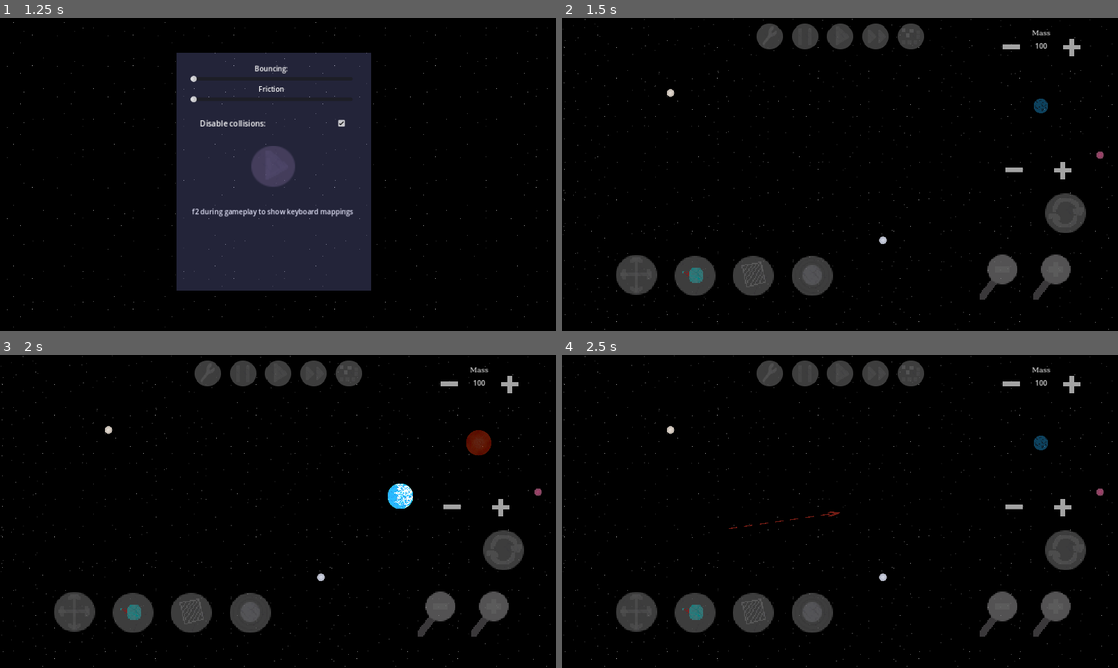
Above: before the commit, frames 1-4 (two rows, left to right).
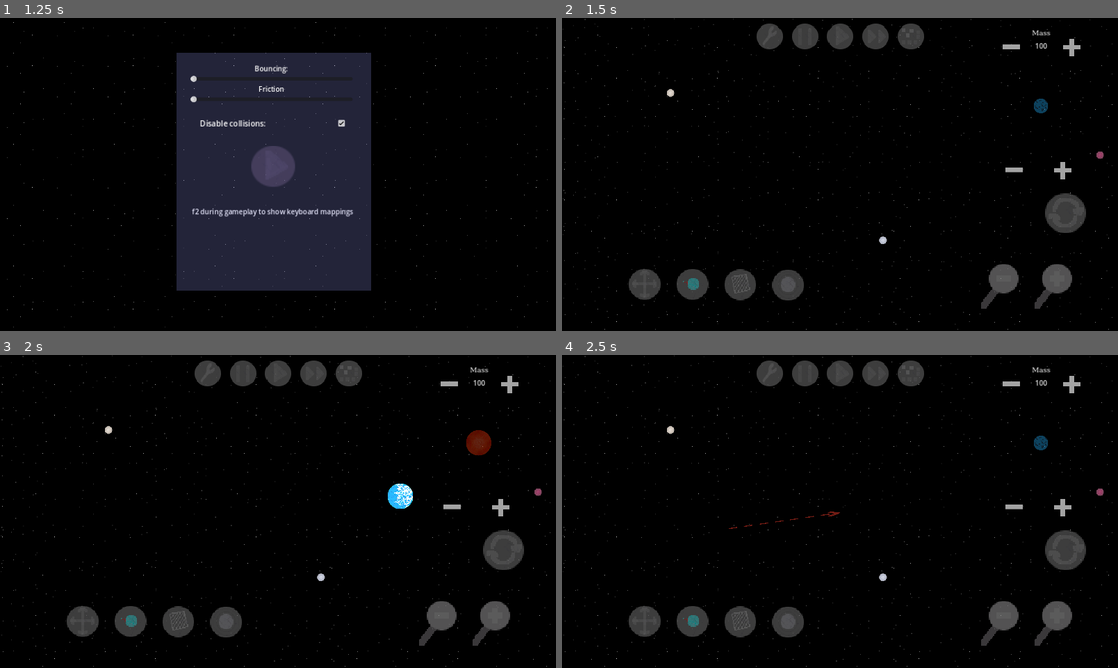
Above: after the commit, the same moments.

Repository: ArielLeiva/SimulacionGravitacional
Game: Godot game, scene res://scenes/main_menu.tscn
The game is run twice, just before and just after one commit, with the same random seed, the same clock (stepped at 60 frames per second) and the same inputs. Sound files missing from this copy of the repository are replaced by a short silence.
Inputs (mouse positions are in pixels of both pictures, inside the frame that each line leads up to):
- Up to frame 1 (1.25 s): click (339, 124) at 0.5 s
- Up to frame 2 (1.5 s): tap Enter (start_game) at 1.25 s; move the mouse to (962, 158) at 1.27 s; hold F (fast_forward) from 1.28 s (still down); hold Delete (delete) from 1.28 s (still down); click (962, 158) at 1.42 s
- Up to frame 3 (2 s): keep holding F (fast_forward); keep holding Delete (delete); tap C (follow) at 1.55 s
- Up to frame 4 (2.5 s): release F (fast_forward) at 2 s; release Delete (delete) at 2 s; tap R (restart_scene) at 2 s; drag from (728, 527) to (840, 511) at 2.02 s

Frame 1 is identical in both runs. In frame 2, 3.8% of the frame differs, in the area x 9-92%, y 75-93%; in frame 3, 3.8%; in frame 4, 3.8%.

Commit message:
Agregada funcionalidad de fusion

Diff:
--- a/project.godot
+++ b/project.godot
@@ -187,6 +187,11 @@
 "events": [Object(InputEventKey,"resource_local_to_scene":false,"resource_name":"","device":-1,"window_id":0,"alt_pressed":false,"shift_pressed":false,"ctrl_pressed":false,"meta_pressed":false,"pressed":false,"keycode":0,"physical_keycode":77,"key_label":0,"unicode":109,"echo":false,"script":null)
 ]
 }
+shrink={
+"deadzone": 0.5,
+"events": [Object(InputEventKey,"resource_local_to_scene":false,"resource_name":"","device":-1,"window_id":0,"alt_pressed":false,"shift_pressed":false,"ctrl_pressed":false,"meta_pressed":false,"pressed":false,"keycode":0,"physical_keycode":85,"key_label":0,"unicode":117,"echo":false,"script":null)
+]
+}
 
 [input_devices]
 
--- a/scenes/UI.tscn
+++ b/scenes/UI.tscn
@@ -34,6 +34,7 @@
 [ext_resource type="Texture2D" uid="uid://vkowbdxy7v7o" path="res://assets/modes/hide_ui.png" id="23_awhju"]
 [ext_resource type="Texture2D" uid="uid://cfloygunt22km" path="res://assets/general/wrench.png" id="24_4hdme"]
 [ext_resource type="Script" path="res://scenes/tips.gd" id="26_ts1gg"]
+[ext_resource type="Texture2D" uid="uid://0qismskujt8t" path="res://assets/general/shrink_balls.png" id="28_qvxgy"]
 
 [sub_resource type="FontFile" id="FontFile_7ojnd"]
 subpixel_positioning = 0
@@ -3134,10 +3135,10 @@
 script = ExtResource("2_le6ho")
 
 [node name="modes_rect" type="ReferenceRect" parent="rects"]
-offset_left = 110.0
-offset_top = 537.0
-offset_right = 1193.0
-offset_bottom = 651.0
+offset_left = 113.0
+offset_top = 558.0
+offset_right = 1200.0
+offset_bottom = 672.0
 
 [node name="mass_vol_rect" type="ReferenceRect" parent="rects"]
 offset_left = 1005.0
@@ -3235,8 +3236,8 @@
 [node name="drag_mode" type="TouchScreenButton" parent="VBoxContainer/modes"]
 modulate = Color(1, 1, 1, 0.501961)
 texture_filter = 1
-position = Vector2(-194, -25)
-scale = Vector2(1.275, 1.35)
+position = Vector2(-178.5, -9)
+scale = Vector2(0.985, 1.043)
 texture_normal = ExtResource("8_ixsps")
 texture_pressed = ExtResource("9_nwlg6")
 action = "drag_mode"
@@ -3245,8 +3246,8 @@
 [node name="spawn_balls" type="TouchScreenButton" parent="VBoxContainer/modes"]
 modulate = Color(1, 1, 1, 0.501961)
 texture_filter = 1
-position = Vector2(-126.5, -24.0064)
-scale = Vector2(1.275, 1.35)
+position = Vector2(-123.5, -9)
+scale = Vector2(0.985, 1.043)
 texture_normal = ExtResource("10_2aj5e")
 texture_pressed = ExtResource("11_1g617")
 action = "spawn_mode"
@@ -3255,8 +3256,8 @@
 [node name="select" type="TouchScreenButton" parent="VBoxContainer/modes"]
 modulate = Color(1, 1, 1, 0.501961)
 texture_filter = 1
-position = Vector2(-59.5, -24.0064)
-scale = Vector2(1.275, 1.35)
+position = Vector2(-68.5, -8.5)
+scale = Vector2(0.985, 1.043)
 texture_normal = ExtResource("7_lfnth")
 texture_pressed = ExtResource("8_25h8f")
 action = "select_mode"
@@ -3282,15 +3283,15 @@
 visible = false
 modulate = Color(1, 1, 1, 0.501961)
 texture_filter = 1
-position = Vector2(142, -24.5)
-scale = Vector2(1.275, 1.35)
+position = Vector2(96.5, -8.5)
+scale = Vector2(0.985, 1.043)
 texture_normal = ExtResource("11_1fwph")
 action = "delete"
 
 [node name="zoom_out" type="TouchScreenButton" parent="VBoxContainer/modes"]
 modulate = Color(1, 1, 1, 0.501961)
 texture_filter = 1
-position = Vector2(226, -26.5)
+position = Vector2(227.5, -16)
 scale = Vector2(1.275, 1.35)
 texture_normal = ExtResource("12_unl2f")
 action = "zoom_out"
@@ -3298,7 +3299,7 @@
 [node name="zoom_in" type="TouchScreenButton" parent="VBoxContainer/modes"]
 modulate = Color(1, 1, 1, 0.501961)
 texture_filter = 1
-position = Vector2(287.5, -26.5)
+position = Vector2(289, -16)
 scale = Vector2(1.275, 1.35)
 texture_normal = ExtResource("13_wrd8b")
 action = "zoom_in"
@@ -3306,8 +3307,8 @@
 [node name="gravity" type="TouchScreenButton" parent="VBoxContainer/modes"]
 modulate = Color(1, 1, 1, 0.501961)
 texture_filter = 1
-position = Vector2(8.38699, -24.0064)
-scale = Vector2(1.275, 1.35)
+position = Vector2(-13.5, -8)
+scale = Vector2(0.985, 1.043)
 texture_normal = ExtResource("14_vssui")
 texture_pressed = ExtResource("15_pam3s")
 action = "gravity"
@@ -3317,12 +3318,21 @@
 visible = false
 modulate = Color(1, 1, 1, 0.501961)
 texture_filter = 1
-position = Vector2(76.6291, -24.5)
-scale = Vector2(1.275, 1.35)
+position = Vector2(41.5, -9)
+scale = Vector2(0.985, 1.043)
 texture_normal = ExtResource("17_m45qu")
 texture_pressed = ExtResource("18_jrsj2")
 action = "follow"
 script = ExtResource("19_ac2ot")
+
+[node name="shrink" type="TouchScreenButton" parent="VBoxContainer/modes"]
+visible = false
+modulate = Color(1, 1, 1, 0.501961)
+texture_filter = 1
+position = Vector2(151.5, -9)
+scale = Vector2(0.985, 1.043)
+texture_normal = ExtResource("28_qvxgy")
+action = "shrink"
 
 [node name="time" type="CanvasGroup" parent="VBoxContainer"]
 process_mode = 3
@@ -3387,19 +3397,19 @@
 script = ExtResource("26_ts1gg")
 
 [node name="Label" type="Label" parent="tips"]
-offset_left = 126.0
-offset_top = 541.0
-offset_right = 217.0
-offset_bottom = 635.0
+offset_left = 141.0
+offset_top = 542.0
+offset_right = 232.0
+offset_bottom = 636.0
 text = "1"
 label_settings = SubResource("LabelSettings_qd31r")
 horizontal_alignment = 1
 vertical_alignment = 1
 
 [node name="Label2" type="Label" parent="tips"]
-offset_left = 263.0
+offset_left = 251.0
 offset_top = 541.0
-offset_right = 354.0
+offset_right = 342.0
 offset_bottom = 635.0
 text = "2
 "
@@ -3408,20 +3418,20 @@
 vertical_alignment = 1
 
 [node name="Label3" type="Label" parent="tips"]
-offset_left = 398.0
-offset_top = 541.0
-offset_right = 489.0
-offset_bottom = 635.0
+offset_left = 363.0
+offset_top = 546.0
+offset_right = 454.0
+offset_bottom = 640.0
 text = "3"
 label_settings = SubResource("LabelSettings_qd31r")
 horizontal_alignment = 1
 vertical_alignment = 1
 
 [node name="Label4" type="Label" parent="tips"]
-offset_left = 531.0
-offset_top = 532.0
-offset_right = 622.0
-offset_bottom = 626.0
+offset_left = 472.0
+offset_top = 537.0
+offset_right = 563.0
+offset_bottom = 631.0
 text = "g"
 label_settings = SubResource("LabelSettings_qd31r")
 horizontal_alignment = 1
@@ -3438,40 +3448,40 @@
 vertical_alignment = 1
 
 [node name="Label6" type="Label" parent="tips"]
-offset_left = 539.0
-offset_top = -13.0
-offset_right = 629.0
-offset_bottom = 81.0
+offset_left = 598.0
+offset_top = -6.0
+offset_right = 688.0
+offset_bottom = 88.0
 text = "tab"
 label_settings = SubResource("LabelSettings_ukh77")
 horizontal_alignment = 1
 vertical_alignment = 1
 
 [node name="Label7" type="Label" parent="tips"]
-offset_left = 620.0
-offset_top = -13.0
-offset_right = 710.0
-offset_bottom = 81.0
+offset_left = 677.0
+offset_top = -4.0
+offset_right = 767.0
+offset_bottom = 90.0
 text = "f"
 label_settings = SubResource("LabelSettings_ukh77")
 horizontal_alignment = 1
 vertical_alignment = 1
 
 [node name="Label8" type="Label" parent="tips"]
-offset_left = 701.0
-offset_top = -13.0
-offset_right = 791.0
-offset_bottom = 81.0
+offset_left = 762.0
+offset_top = -3.0
+offset_right = 852.0
+offset_bottom = 91.0
 text = "f1"
 label_settings = SubResource("LabelSettings_ukh77")
 horizontal_alignment = 1
 vertical_alignment = 1
 
 [node name="Label9" type="Label" parent="tips"]
-offset_left = 457.0
-offset_top = -12.0
-offset_right = 547.0
-offset_bottom = 82.0
+offset_left = 517.0
+offset_top = -7.0
+offset_right = 607.0
+offset_bottom = 87.0
 text = "space"
 horizontal_alignment = 1
 vertical_alignment = 1
--- a/scenes/space.tscn
+++ b/scenes/space.tscn
@@ -10,6 +10,7 @@
 [ext_resource type="Script" path="res://scripts/space/stage.gd" id="7_netmt"]
 [ext_resource type="PackedScene" uid="uid://cxje02qt5d6rb" path="res://scenes/selection.tscn" id="8_6fium"]
 [ext_resource type="PackedScene" uid="uid://dniyfmh3kk4qr" path="res://scenes/spawn.tscn" id="9_8pkdf"]
+[ext_resource type="Script" path="res://scripts/modes/spawn/shrinking.gd" id="11_jiaje"]
 [ext_resource type="Script" path="res://scripts/modes/drag/drag.gd" id="11_ryher"]
 [ext_resource type="Script" path="res://scripts/space/quit.gd" id="12_lvujy"]
 
@@ -49,6 +50,9 @@
 
 [node name="spawn" parent="." instance=ExtResource("9_8pkdf")]
 
+[node name="shrinking" type="Node2D" parent="spawn"]
+script = ExtResource("11_jiaje")
+
 [node name="drag" type="Node2D" parent="."]
 script = ExtResource("11_ryher")
 
--- a/scripts/modes/follow/follow.gd
+++ b/scripts/modes/follow/follow.gd
@@ -20,6 +20,7 @@
 
 func update_barycenter():
 	masses = 0
+	barycenter = Vector2.ZERO
 	var bodies = get_tree().get_nodes_in_group("selected")
 	for body in bodies:
 		if body.is_in_group("balls"):
--- /dev/null
+++ b/scripts/modes/spawn/shrinking.gd
@@ -0,0 +1,57 @@
+extends Node2D
+
+var enabled = false
+var barycenter = Vector2.ZERO
+var center_vel = Vector2.ZERO
+var rot_vel = 0.0
+var masses = 0.0
+var volumes = 0.0
+var camera = null
+
+func update_barycenter():
+	barycenter = Vector2.ZERO
+	center_vel = Vector2.ZERO
+	rot_vel = 0.0
+	masses = 0.0
+	volumes = 0
+
+	var bodies = get_tree().get_nodes_in_group("selected")
+	for body in bodies:
+		if body.is_in_group("balls"):
+			barycenter += body.position * body.mass
+			volumes += body.proportion ** 2
+			center_vel += body.linear_velocity * body.mass
+			rot_vel += body.angular_velocity * body.mass
+			masses += body.mass
+		else:
+			print("That's not a ball")
+	if masses != 0.0:
+		barycenter /= masses
+		center_vel /= masses
+		rot_vel /= masses
+		volumes = sqrt(volumes)
+	else:
+		barycenter = camera.offset
+
+	return !bodies.is_empty()
+
+func deactivate():
+	enabled = false
+	visible = false
+	masses = 0.0
+	volumes = 0.0
+	set_process(false)
+	set_physics_process(false)
+
+# Called when the node enters the scene tree for the first time.
+func _ready():
+	camera = get_tree().get_first_node_in_group("camera")
+	deactivate()
+
+func _unhandled_input(event):
+	if event.is_action_pressed("shrink"):
+		if update_barycenter():
+			for body in get_tree().get_nodes_in_group("selected"):
+				body.remove_from_group("selected")
+				body.queue_free()
+			get_parent().spawn_ball(barycenter, masses, volumes, center_vel, rot_vel, true)
--- a/scripts/modes/spawn/spawn.gd
+++ b/scripts/modes/spawn/spawn.gd
@@ -17,6 +17,20 @@
 	click_held = false
 	set_process(false)
 	set_physics_process(false)
+
+func spawn_ball(position, mass, volume, init_vel, rot_vel, selected):
+	var x = ball.instantiate()
+	x.position = position
+	x.mass = mass
+	x.proportion = volume
+	x.linear_velocity = init_vel
+	x.angular_velocity = rot_vel
+	stage.add_child(x)
+	x.add_to_group("balls")
+	if selected:
+		x.add_to_group("selected")
+		x.modulate = Color(0.5,0.7,0.7)
+	return x
 
 # Called when the node enters the scene tree for the first time.
 func _ready():
@@ -50,13 +64,7 @@
 			init_vector = present_click - clicked_pos
 			arrow.look_and_scale(init_vector / camera.zoom.x)
 		elif Input.is_action_just_released("l_click"):
-			var x = ball.instantiate()
-			x.position = global_clicked_pos
-			x.mass = glob.new_mass
-			x.proportion = glob.new_vol
-			x.linear_velocity = init_vector / camera.zoom.x
-			stage.add_child(x)
-			x.add_to_group("balls")
+			spawn_ball(global_clicked_pos, glob.new_mass, glob.new_vol, init_vector / camera.zoom.x, 0, false)
 			# Hide arrow and stop processing
 			deactivate()
 
--- a/scripts/space/screen.gd
+++ b/scripts/space/screen.gd
@@ -4,6 +4,7 @@
 @onready var rects = $rects
 @onready var follow_button = $VBoxContainer/modes/follow
 @onready var trash_can = $VBoxContainer/modes/trash_can
+@onready var shrink_button = $VBoxContainer/modes/shrink
 
 # Called when the node enters the scene tree for the first time.
 func _ready():
@@ -22,9 +23,10 @@
 	mass_counter.visible = true
 
 func update_ui():
-	follow_button.visible = !get_tree().get_nodes_in_group("selected").is_empty()
-	trash_can.visible = !get_tree().get_nodes_in_group("selected").is_empty()
-
+	var are_selected_objs = !get_tree().get_nodes_in_group("selected").is_empty()
+	follow_button.visible = are_selected_objs
+	trash_can.visible = are_selected_objs
+	shrink_button.visible = are_selected_objs
 
 func _on_visibility_changed():
 	if !visible:
Binary file added: assets/general/shrink_balls.png
Not shown, added: assets/general/shrink_balls.png.import
Not shown: 1 places in scenes/UI.tscn that only renumber resources
Not shown: 1 places in scenes/space.tscn that only renumber resources
Empty file added: scripts/buttons/shrink.gd
Not shown, added: assets/shrink_balls.xcf
